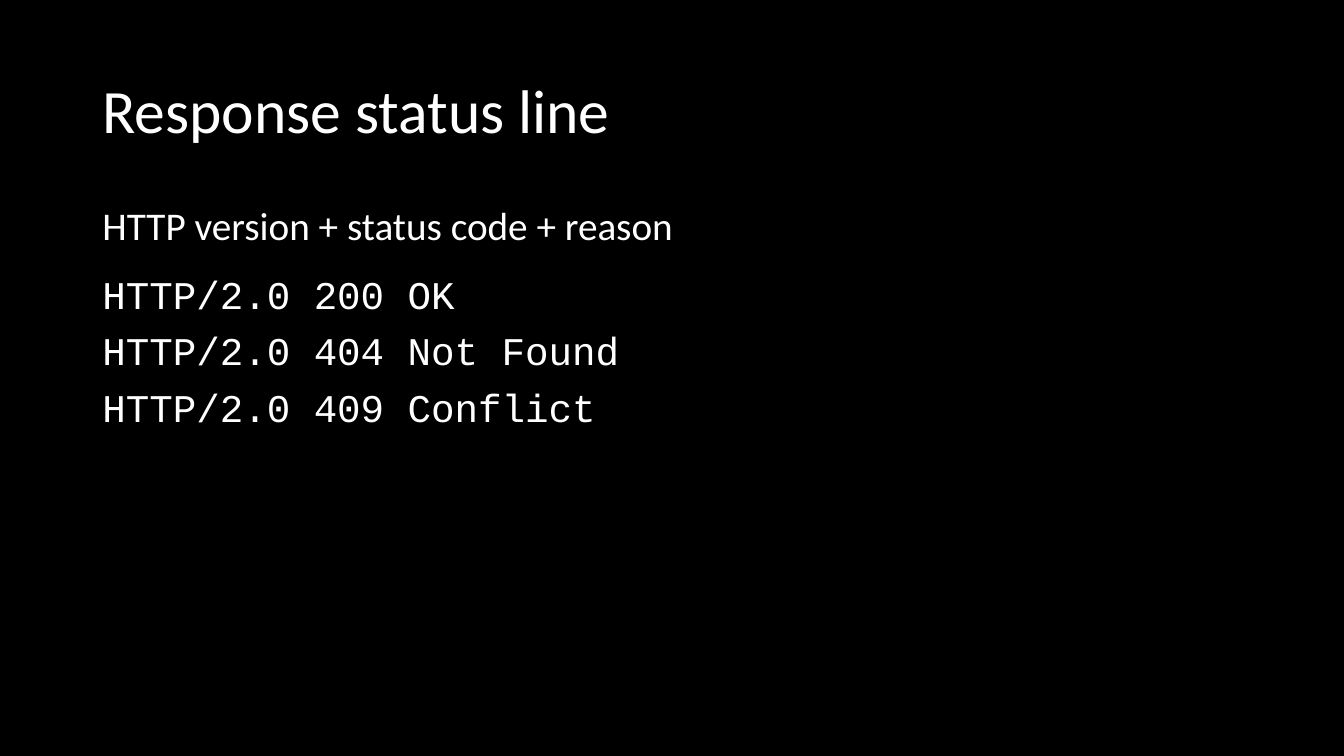
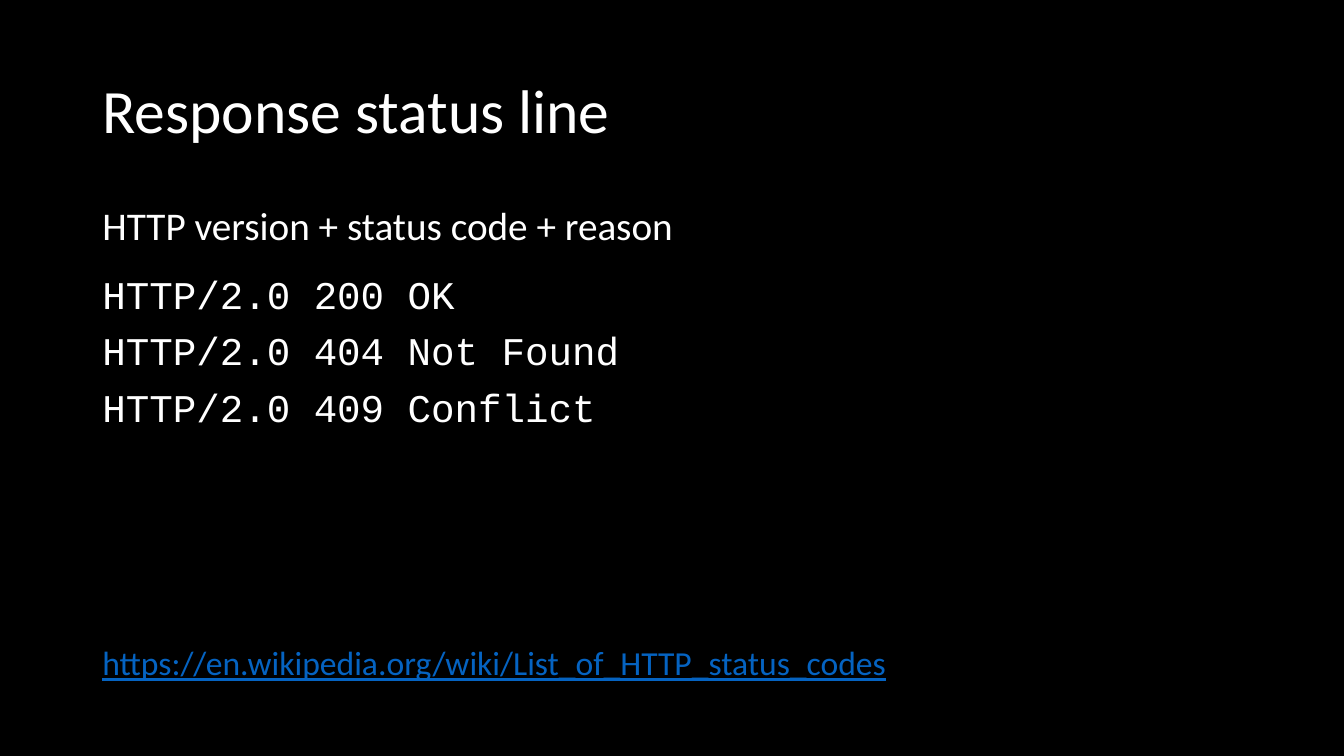
Before and after one commit to ckiefriter1/PT-BESD, a slide deck: slide 15 of Week13/07 Pet Park - Create Contributor Operation.pptx (slide 13 before the commit). Drawn at 1344x756 pixels with LibreOffice and Linux fonts; fonts in the diff are those of the drawing. Boxes give left, top, right and bottom in pixels: in the first picture for what was removed or moved away, otherwise in the second. Text is boxed around its words. In the diff, an @@ line names an element or a change of style, - is before the commit and + after.

```diff
--- a/Week13/07 Pet Park - Create Contributor Operation.pptx
+++ b/Week13/07 Pet Park - Create Contributor Operation.pptx
@@ text added at (x1=102, y1=651, x2=886, y2=681), 24 pt, text #0563C1, underline @@
+https://en.wikipedia.org/wiki/List_of_HTTP_status_codes
```
Also in this commit, not shown: 5 other slides changed, 4 slides added, 16 other files.
